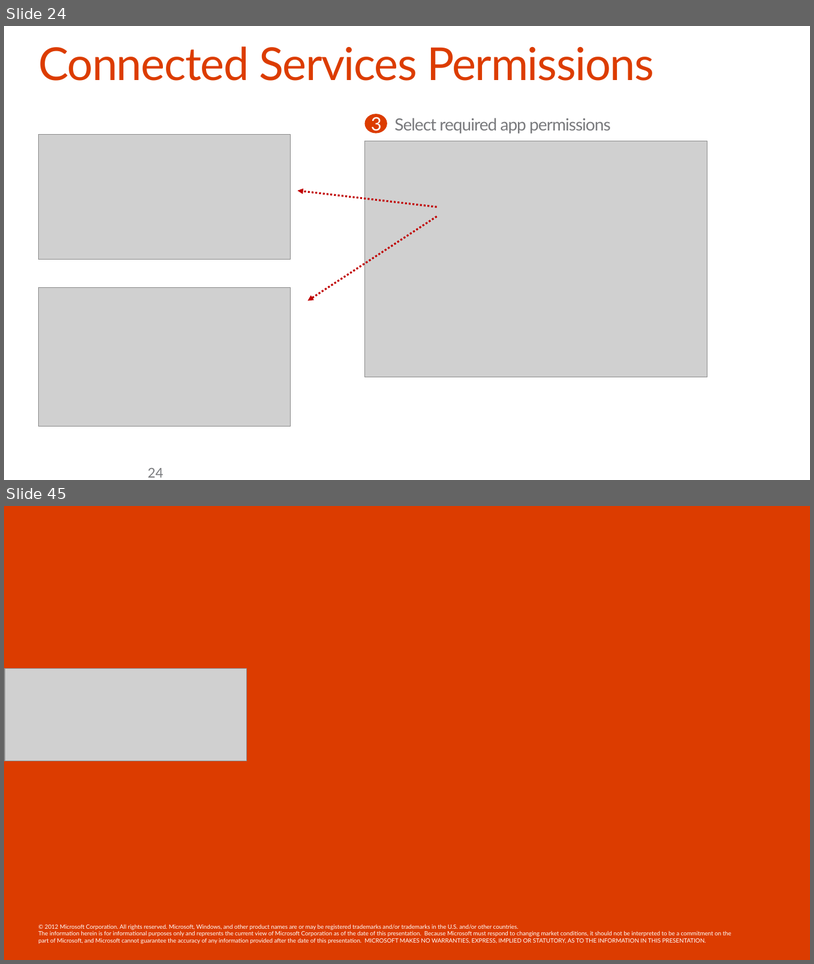
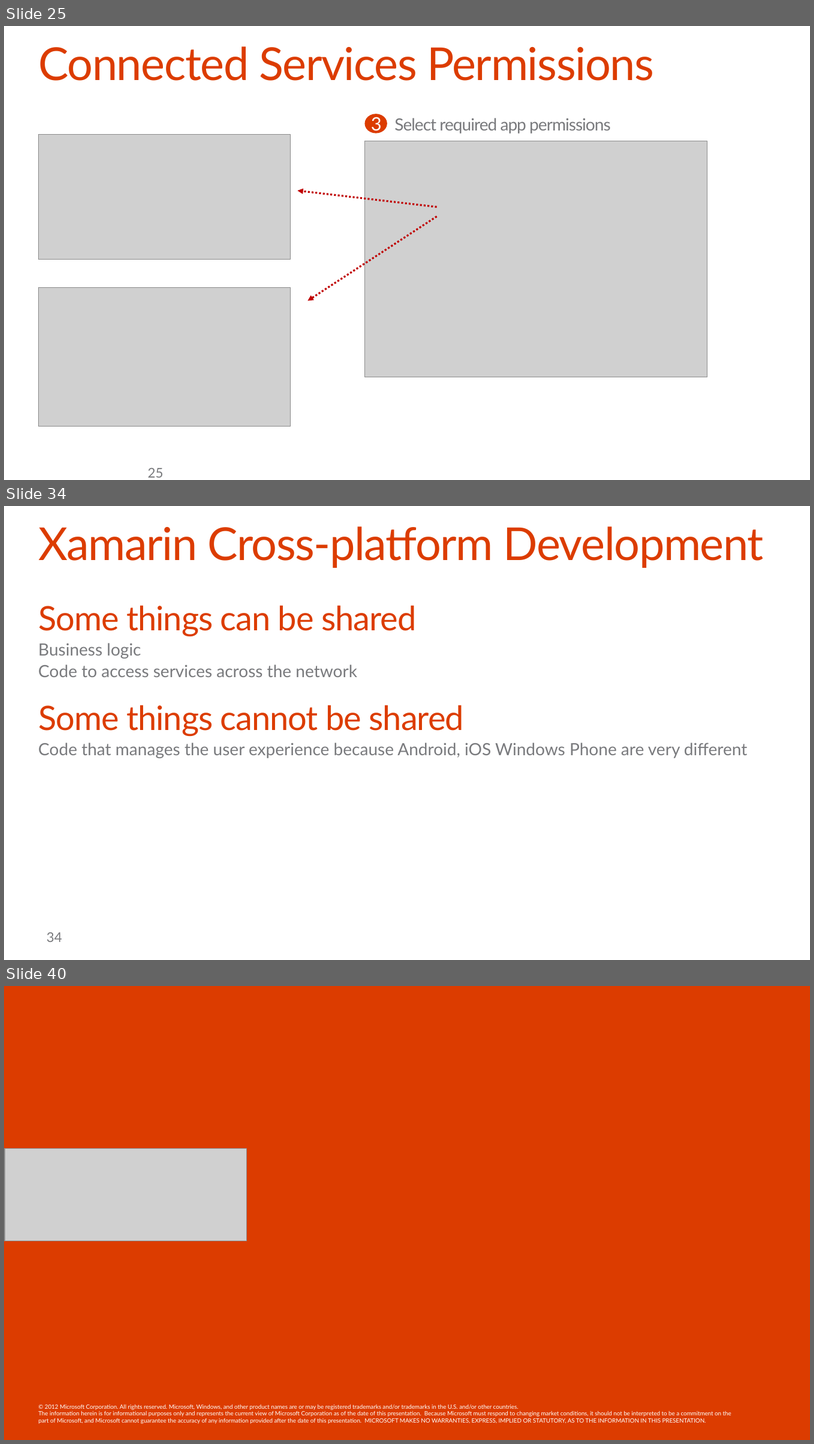
Before and after one commit to OfficeDev/TrainingContent, a slide deck: O3654-6 Deep dive into native Xamarin Development with Office 365 APIs/O3654-6 Deep dive into native Xamarin Development with Office 365 APIs.pptx. Shown one above the other, each under a label of ours: slides 24 and 45 before the commit, slides 25, 34 and 40 after it; the slides between them are not shown. The pictures are 814x964 and 814x1444 pixels, drawn with LibreOffice and Linux fonts; fonts in the diff are those of the drawing; grey boxes stand for pictures; background and template pictures are left out. Boxes give left, top, right and bottom in pixels: in the first picture for what was removed or moved away, otherwise in the second. Text is boxed around its words. In the diff, an @@ line names an element or a change of style, - is before the commit and + after.

Commit message:
Xamarin Deck

```diff
--- a/O3654-6 Deep dive into native Xamarin Development with Office 365 APIs/O3654-6 Deep dive into native Xamarin Development with Office 365 APIs.pptx
+++ b/O3654-6 Deep dive into native Xamarin Development with Office 365 APIs/O3654-6 Deep dive into native Xamarin Development with Office 365 APIs.pptx
@@ slide 34 added at (4,506,810,960), background #FFFFFF @@
@@ title added at (38,526,764,568), 54 pt, text #DC3C00 @@
+Xamarin Cross-platform Development
@@ text added at (38,605,747,758), 20 pt, text #797A7D @@
+Some things can be shared
+  Business logic
+  Code to access services across the network
+Some things cannot be shared
+  Code that manages the user experience because Android, iOS Windows Phone are very different
@@ page number added at (47,932,62,942), 16 pt, text #797A7D @@
+34
@@ what was slide 24 is now slide 25 @@
@@ page number at (148,468,164,477): text changed @@
-24
+25
@@ what was slide 45 is now slide 40 @@
```
Also in this commit, not shown: 8 slides changed, 25 other slides added, 31 slides removed.
